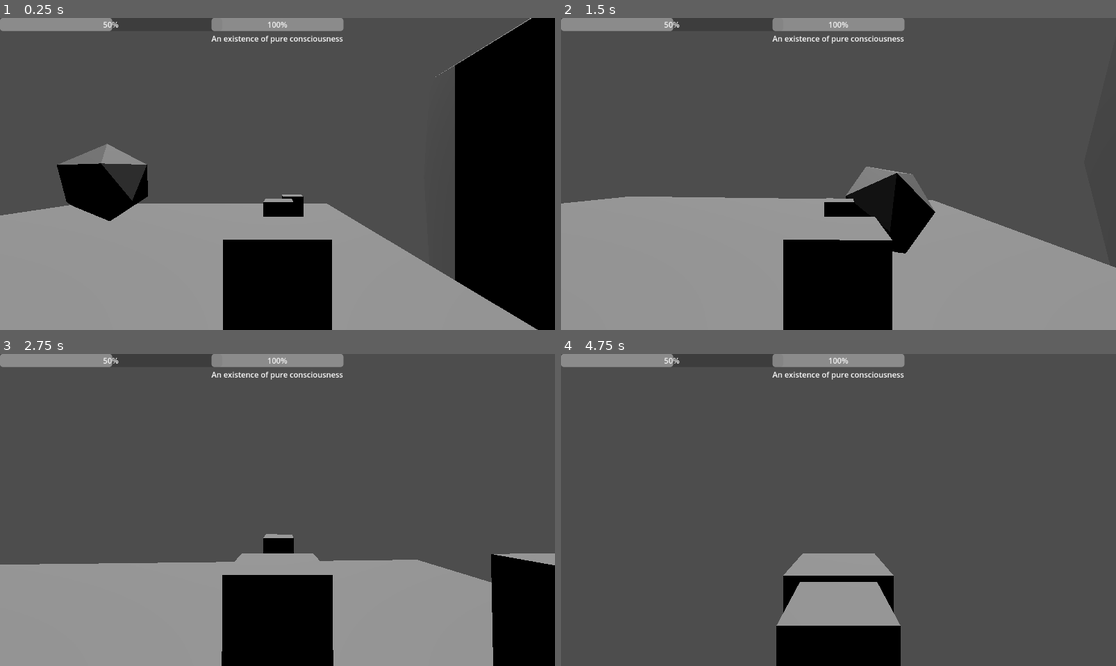
Above: before the commit, frames 1-4 (two rows, left to right).
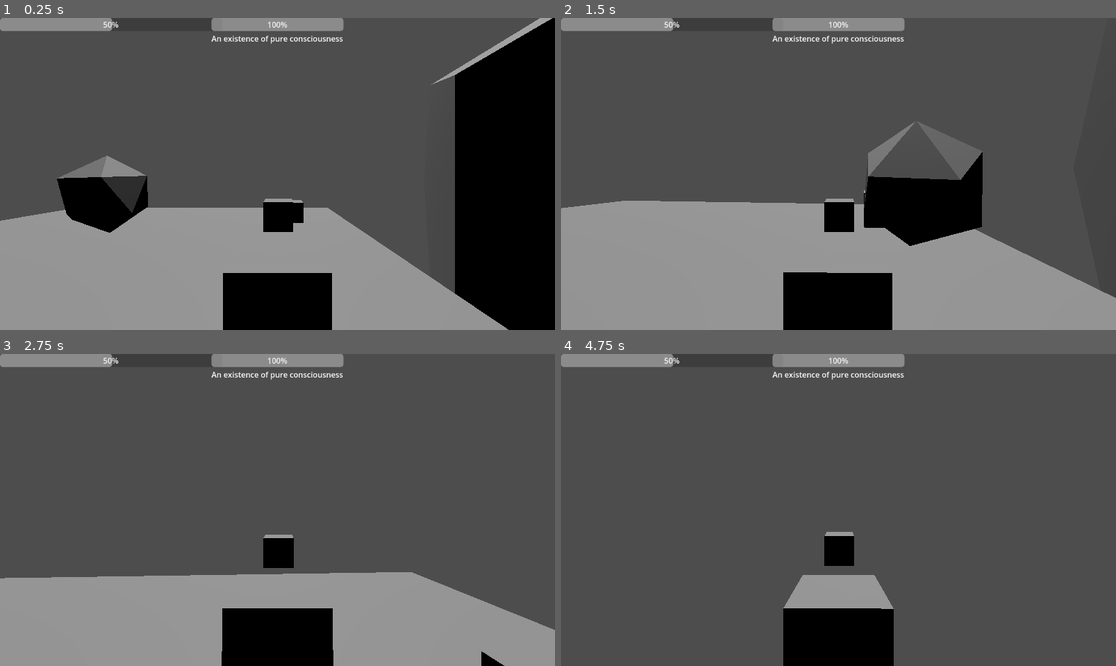
Above: after the commit, the same moments.

Repository: RavenRandomz/cube-extentialis-bossfight
Game: Godot game, scene res://testworld.tscn
The game is run twice, just before and just after one commit, with the same random seed, the same clock (stepped at 60 frames per second) and the same inputs.
Inputs (mouse positions are in pixels of both pictures, inside the frame that each line leads up to):
- Up to frame 1 (0.25 s): no input
- Up to frame 2 (1.5 s): tap Enter at 0.5 s; move the mouse to (866, 174) at 0.52 s; press the mouse at (866, 174) at 0.53 s; hold W (player_forward) from 0.53 s (still down); tap Space (player_jump) at 0.77 s; move the mouse to (810, 174) at 1.27 s; release the mouse at (810, 174) at 1.28 s; tap Shift at 1.35 s
- Up to frame 3 (2.75 s): keep holding W (player_forward); tap Space (player_jump) at 1.52 s; move the mouse to (288, 503) at 2.02 s; tap Alt at 2.1 s
- Up to frame 4 (4.75 s): keep holding W (player_forward); move the mouse to (832, 516) at 2.77 s; tap Ctrl at 2.85 s; click (832, 516) at 2.92 s; tap Space (player_jump) at 3.02, 3.77, 4.52 s; move the mouse to (877, 513) at 3.52 s; press the mouse at (877, 513) at 3.53 s; move the mouse to (794, 506) at 4.27 s; release the mouse at (794, 506) at 4.28 s; tap Shift at 4.35 s

The runs differ from the first frame. In frame 1, 6.8% of the frame differs, in the area x 0-100%, y 0-100%; in frame 2, 8.1%; in frame 3, 11%, in the area x 0-100%, y 57-100%; in frame 4, 3.7%.

Commit message:
Move camera up for improved combat

Diff:
--- a/character/player.tscn
+++ b/character/player.tscn
@@ -29,7 +29,7 @@
 skeleton = NodePath("../..")
 
 [node name="OrbitalCamera" parent="." instance=ExtResource("2_iejax")]
-transform = Transform3D(1, 0, 0, 0, 1, 0, 0, 0, 1, 0, 1.1, 0)
+transform = Transform3D(1, 0, 0, 0, 1, 0, 0, 0, 1, 0, 1.4, 0)
 
 [node name="CameraFacer" parent="OrbitalCamera" node_paths=PackedStringArray("_camera") instance=ExtResource("3_scwjp")]
 _camera = NodePath("../VerticalPivot/Camera")
